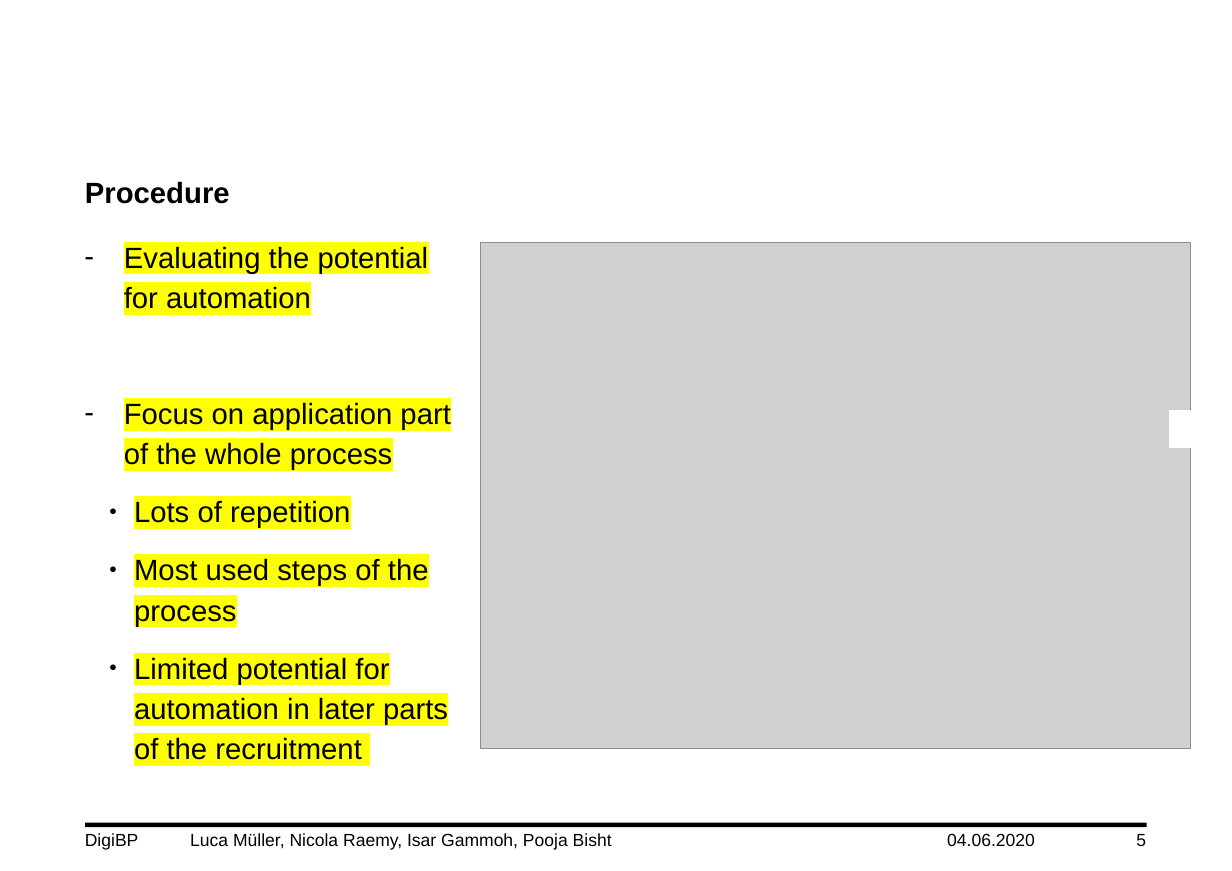
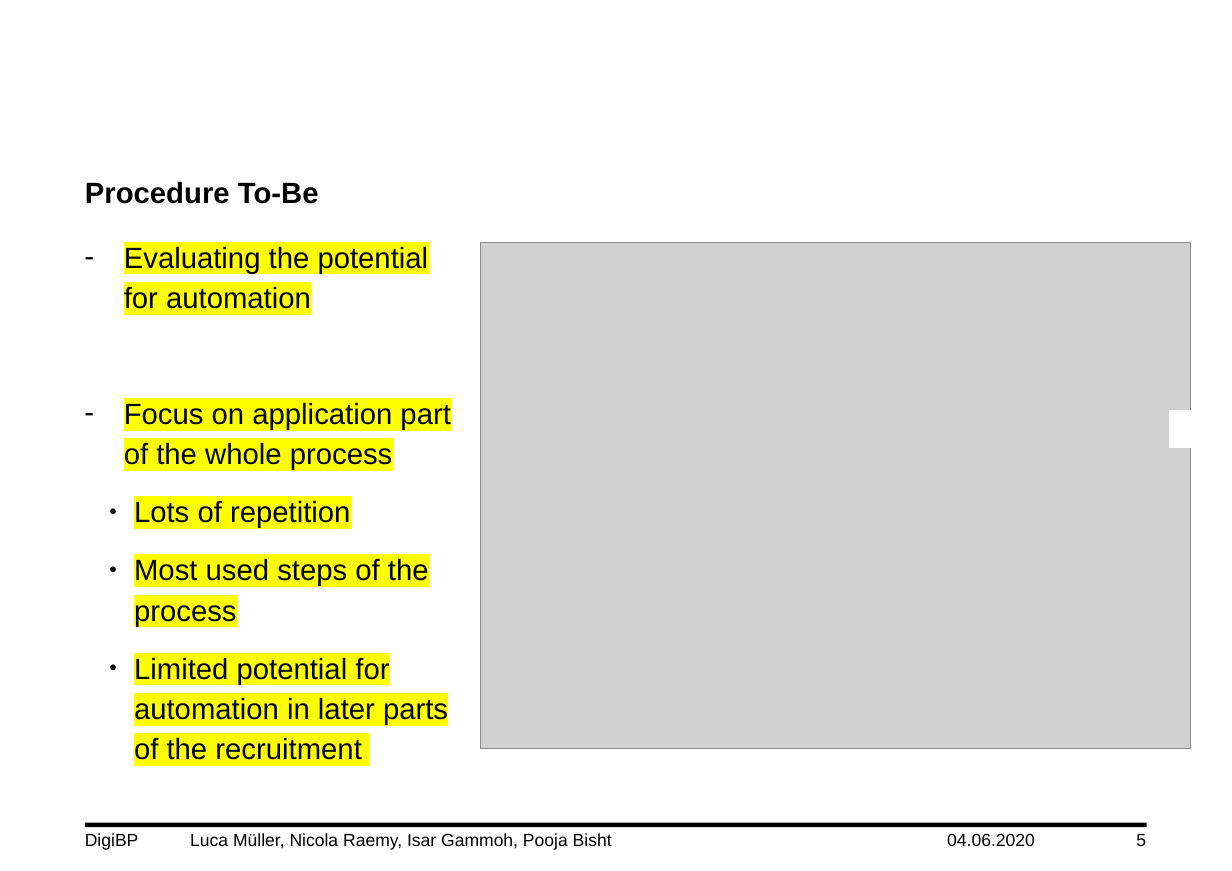
Before and after one commit to DigiBP/DigiBP_DanishBlue, a slide deck: slide 5 of Presentation/DigiBP_DanishBlue_Presentation_V0.3.pptx. Drawn at 1232x871 pixels with LibreOffice and Linux fonts; fonts in the diff are those of the drawing; grey boxes stand for pictures; background and template pictures are left out. Boxes give left, top, right and bottom in pixels: in the first picture for what was removed or moved away, otherwise in the second. Text is boxed around its words. In the diff, an @@ line names an element or a change of style, - is before the commit and + after.

```diff
--- a/Presentation/DigiBP_DanishBlue_Presentation_V0.3.pptx
+++ b/Presentation/DigiBP_DanishBlue_Presentation_V0.3.pptx
@@ text at (85,181,319,204): text changed @@
-Procedure
+Procedure To-Be
```
Also in this commit, not shown: 6 other slides changed, 2 slides added.
